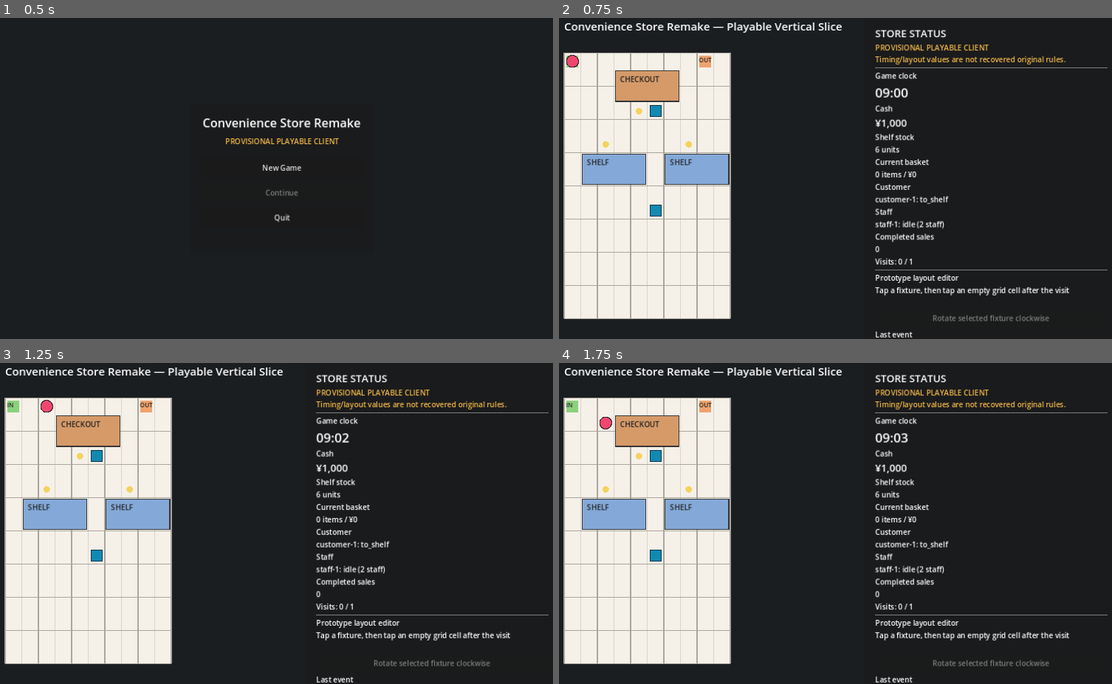
Above: before the commit, frames 1-4 (two rows, left to right).
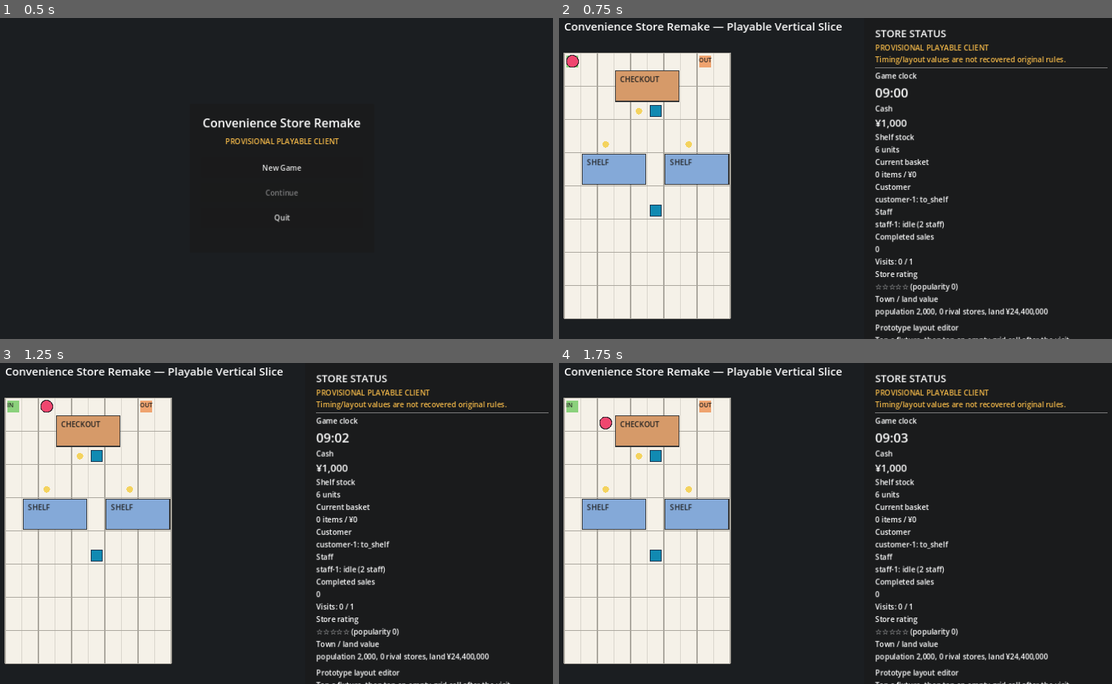
Above: after the commit, the same moments.

Repository: s1-1985/Covenience-store-remake
Game: Godot game, scene res://scenes/main_menu.tscn
Same seed, same stepped clock (60 frames per second), same inputs: the game is played once before the commit and once after it.
Inputs (mouse positions are in pixels of both pictures, inside the frame that each line leads up to):
- Up to frame 1 (0.5 s): no input
- Up to frame 2 (0.75 s): click "New Game" at 0.5 s
- Up to frame 3 (1.25 s): no input
- Up to frame 4 (1.75 s): tap A at 1.25 s; move the mouse to (968, 501) at 1.27 s; click (968, 501) at 1.42 s; tap Space (ui_accept) at 1.52 s

Frame 1 is identical in both runs. In frame 2, 2.0% of the frame differs, in the area x 57-100%, y 78-100%; in frame 3, 2.0%; in frame 4, 2.0%.

Commit message:
Display star rating, popularity, town, and land value in the Godot HUD (task #35)
vertical_slice_simulation.gd's snapshot() already computed these values
(tasks #26/#27) but main.tscn's STORE STATUS panel had no labels for
them, leaving backend-only data invisible on screen. Wires two new
label pairs to existing snapshot fields; no simulation logic changed.

Also corrects a stale claim carried in the prior handoff: the bench
maintenance-cost and large-store construction-cost strategy-guide
contradictions it listed as unresolved were actually already resolved
on the reference_sim side on 2026-09-17 (see decision 0104 and the new
handoff note for details).

Co-Authored-By: Claude Sonnet 5 <noreply@anthropic.com>
Claude-Session: https://claude.ai/code/session_016tY4FWA8kQLiS7P73NFn5t

Diff:
--- a/game/scenes/main.tscn
+++ b/game/scenes/main.tscn
@@ -99,6 +99,19 @@
 [node name="VisitsValue" type="Label" parent="UI/Panel/Margin/VBox"]
 text = "Visits: 0 / 1"
 
+[node name="RatingTitle" type="Label" parent="UI/Panel/Margin/VBox"]
+text = "Store rating"
+
+[node name="RatingValue" type="Label" parent="UI/Panel/Margin/VBox"]
+text = "☆☆☆☆☆ (popularity 0)"
+
+[node name="TownTitle" type="Label" parent="UI/Panel/Margin/VBox"]
+text = "Town / land value"
+
+[node name="TownValue" type="Label" parent="UI/Panel/Margin/VBox"]
+autowrap_mode = 2
+text = "population 0, 0 rival stores, land ¥0"
+
 [node name="Separator2" type="HSeparator" parent="UI/Panel/Margin/VBox"]
 
 [node name="LayoutEditTitle" type="Label" parent="UI/Panel/Margin/VBox"]
--- a/game/scripts/headless_smoke.gd
+++ b/game/scripts/headless_smoke.gd
@@ -35,6 +35,8 @@
         "UI/Panel/Margin/VBox/MenuButtons/SaveButton",
         "UI/Panel/Margin/VBox/MenuButtons/LoadButton",
         "UI/Panel/Margin/VBox/MenuButtons/QuitToMenuButton",
+        "UI/Panel/Margin/VBox/RatingValue",
+        "UI/Panel/Margin/VBox/TownValue",
     ]:
         if main_instance.get_node_or_null(node_path) == null:
             _fail("main scene is missing expected node: %s" % node_path)
--- a/game/scripts/main.gd
+++ b/game/scripts/main.gd
@@ -13,6 +13,8 @@
 @onready var staff_label: Label = $UI/Panel/Margin/VBox/StaffValue
 @onready var sales_label: Label = $UI/Panel/Margin/VBox/SalesValue
 @onready var visits_label: Label = $UI/Panel/Margin/VBox/VisitsValue
+@onready var rating_label: Label = $UI/Panel/Margin/VBox/RatingValue
+@onready var town_label: Label = $UI/Panel/Margin/VBox/TownValue
 @onready var event_label: Label = $UI/Panel/Margin/VBox/EventValue
 @onready var layout_edit_label: Label = $UI/Panel/Margin/VBox/LayoutEditValue
 @onready var pause_button: Button = $UI/Panel/Margin/VBox/Buttons/PauseButton
@@ -202,6 +204,17 @@
         int(snapshot["completed_visits"]),
         int(snapshot["started_visits"]),
     ]
+    rating_label.text = "%s (popularity %d)" % [
+        _star_rank_text(int(snapshot["star_rating"])),
+        int(snapshot["popularity"]),
+    ]
+    var rival_store_count: int = int(snapshot["town_store_count_including_rivals"]) - int(snapshot["player_store_count"])
+    town_label.text = "population %s, %d rival store%s, land ¥%s" % [
+        _format_integer(int(snapshot["town_population"])),
+        rival_store_count,
+        "" if rival_store_count == 1 else "s",
+        _format_integer(int(snapshot["land_value_yen"])),
+    ]
     event_label.text = str(snapshot["last_event"])
     if paused:
         event_label.text += "  [PAUSED]"
@@ -226,6 +239,11 @@
     return loaded
 
 
+func _star_rank_text(star_rating: int) -> String:
+    assert(star_rating >= 0 and star_rating <= 5)
+    return "★".repeat(star_rating) + "☆".repeat(5 - star_rating)
+
+
 func _format_integer(value: int) -> String:
     var raw := str(abs(value))
     var chunks: Array[String] = []
Not shown, changed: PROJECT_MEMORY.md
Not shown, added: docs/decisions/0104-godot-hud-store-status-display-gap.md
Not shown, added: docs/handoff/2026-09-18-claude-code-session-handoff-2.md
